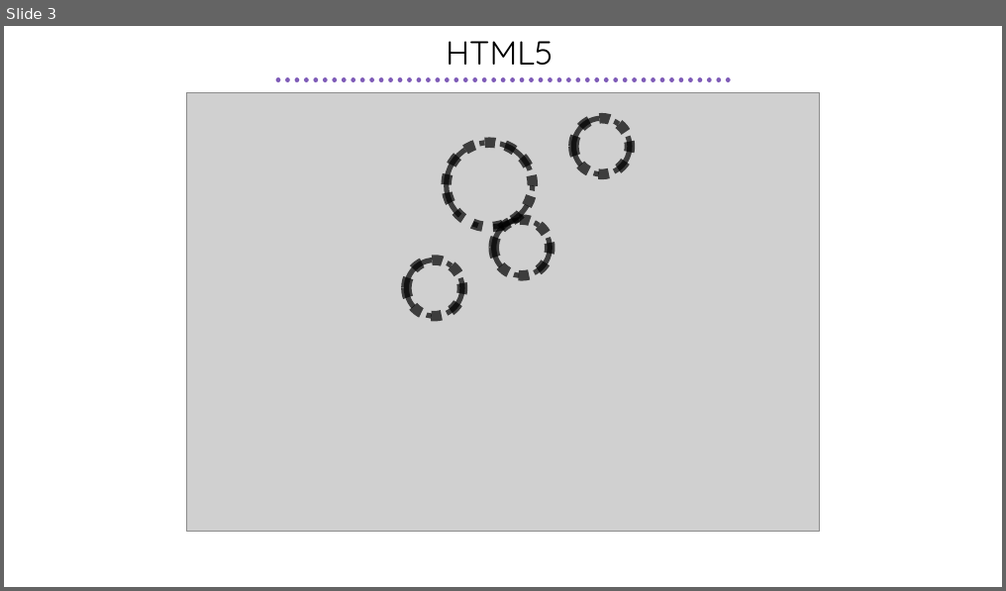
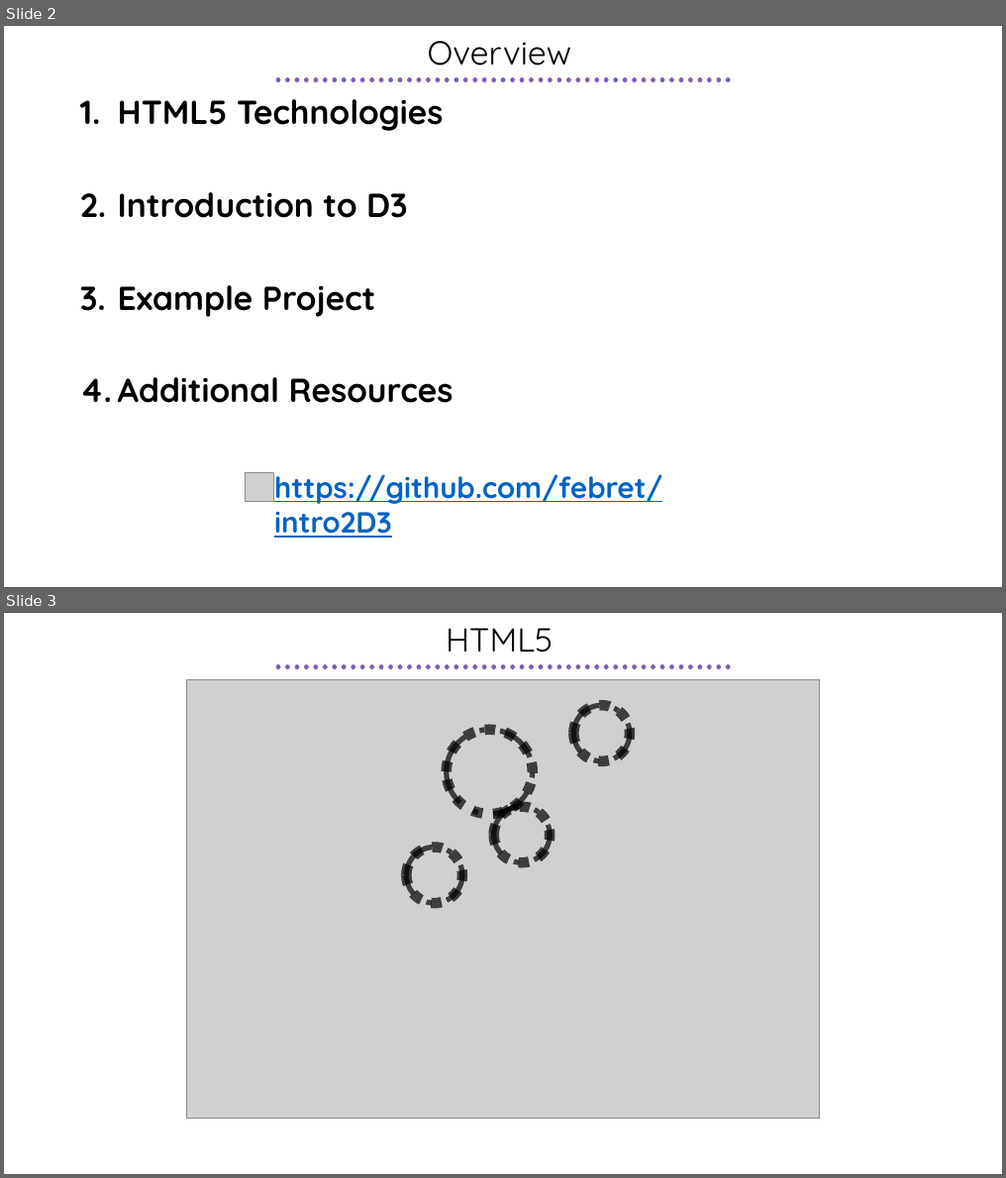
Before and after one commit to febret/intro2D3, a slide deck: Intro2D3.pptx. Shown one above the other, each under a label of ours: slide 3 before the commit, slides 2 and 3 after it. The pictures are 1006x591 and 1006x1178 pixels, drawn with LibreOffice and Linux fonts; fonts in the diff are those of the drawing; grey boxes stand for pictures. Boxes give left, top, right and bottom in pixels: in the first picture for what was removed or moved away, otherwise in the second. Text is boxed around its words. In the diff, an @@ line names an element or a change of style, - is before the commit and + after.

```diff
--- a/Intro2D3.pptx
+++ b/Intro2D3.pptx
@@ slide 2 added at (4, 26, 1002, 587), background #FFFFFF; not listed: 1 template element that a slide beside it also shows @@
@@ title added at (428, 41, 572, 66), 32 pt, text #000000 @@
+Overview
@@ text added at (118, 99, 453, 403), 32 pt, text #000000, bold @@
+1. HTML5 Technologies
+2. Introduction to D3
+3. Example Project
+4. Additional Resources
@@ picture added at (245, 472, 274, 502) @@
@@ text added at (274, 474, 662, 538), 28 pt, text #0563C1, bold, underline @@
+https://github.com/febret/intro2D3
```
Also in this commit, not shown: 5 slides changed, 1 slide removed, 1 other file.
